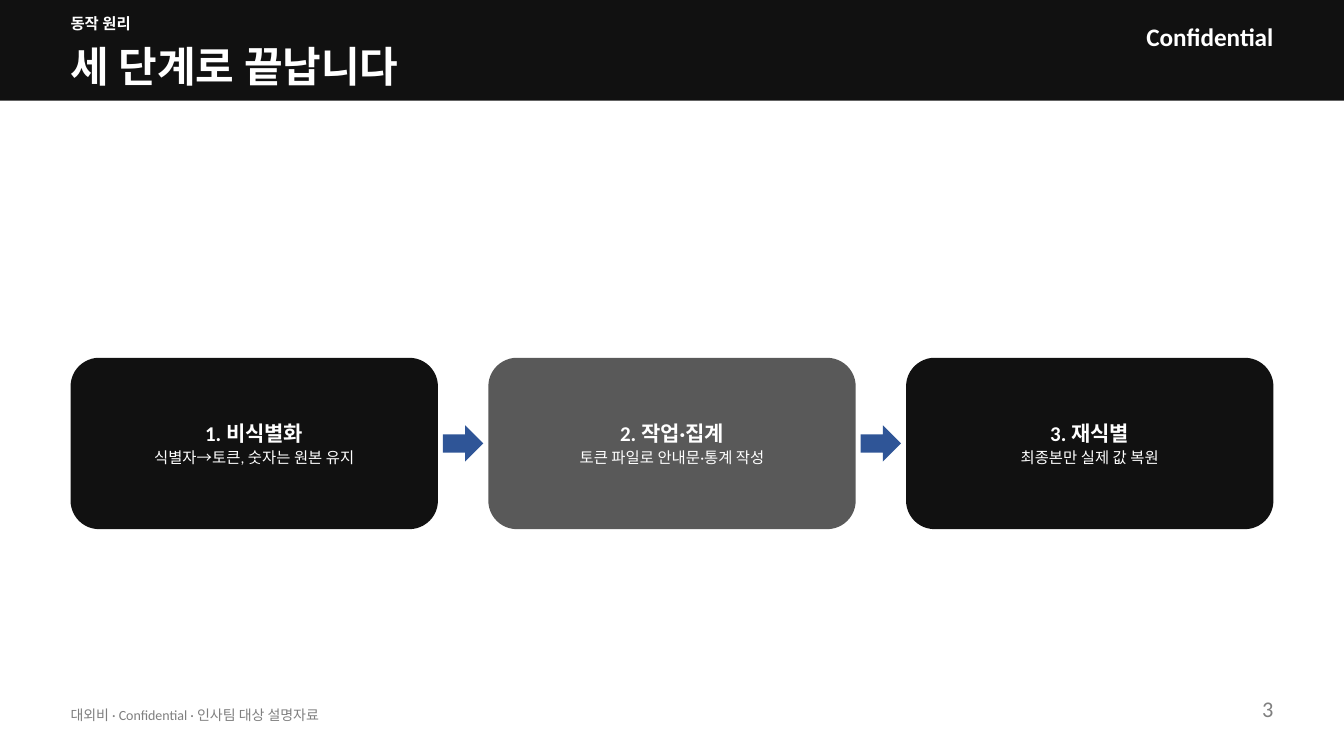
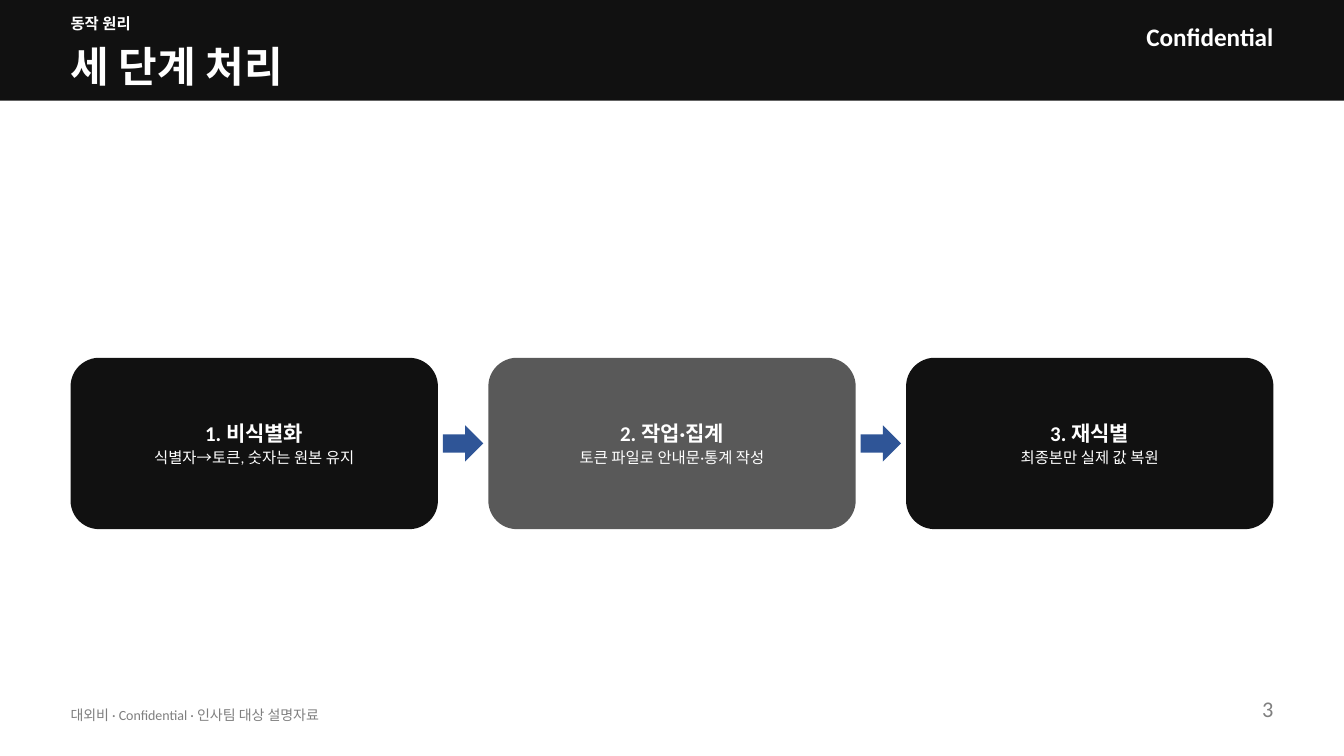
Before and after one commit to kos2001/pii-encryption-gateway, a slide deck: slide 3 of claudedocs/pii-gateway-hr-deck.pptx. Drawn at 1344x756 pixels with LibreOffice and Linux fonts; fonts in the diff are those of the drawing. Boxes give left, top, right and bottom in pixels: in the first picture for what was removed or moved away, otherwise in the second. Text is boxed around its words. In the diff, an @@ line names an element or a change of style, - is before the commit and + after.

```diff
--- a/claudedocs/pii-gateway-hr-deck.pptx
+++ b/claudedocs/pii-gateway-hr-deck.pptx
@@ text at bbox=[71, 46, 282, 86]: text changed @@
-세 단계로 끝납니다
+세 단계 처리
```
Also in this commit, not shown: 4 other slides changed, 2 slides removed, 1 other file.
